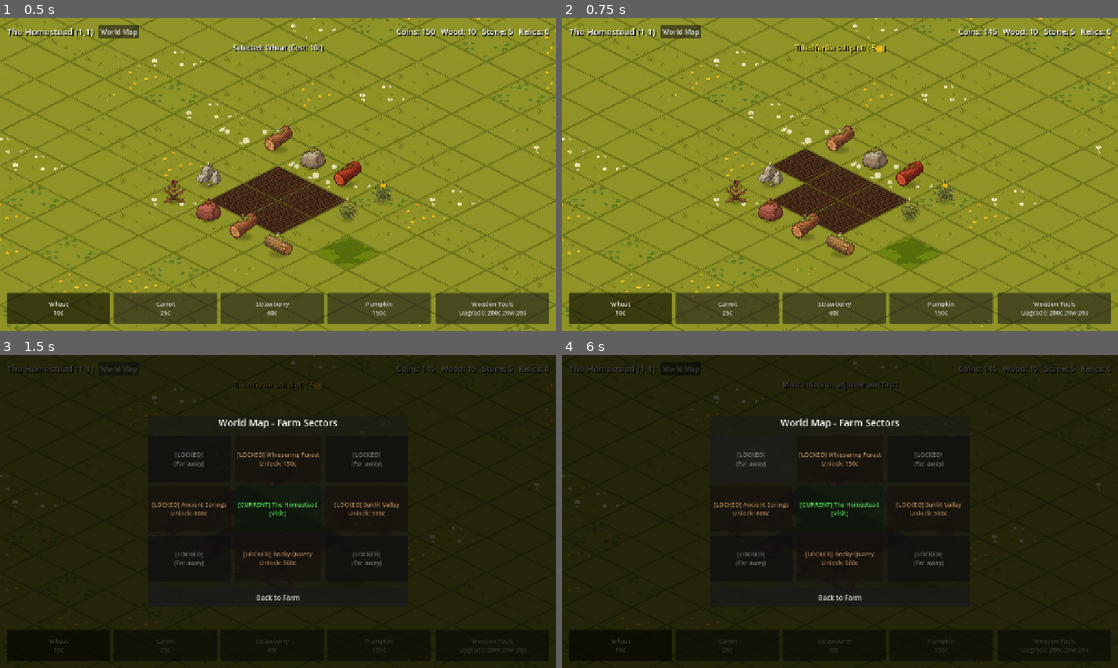
Above: before the commit, frames 1-4 (two rows, left to right).
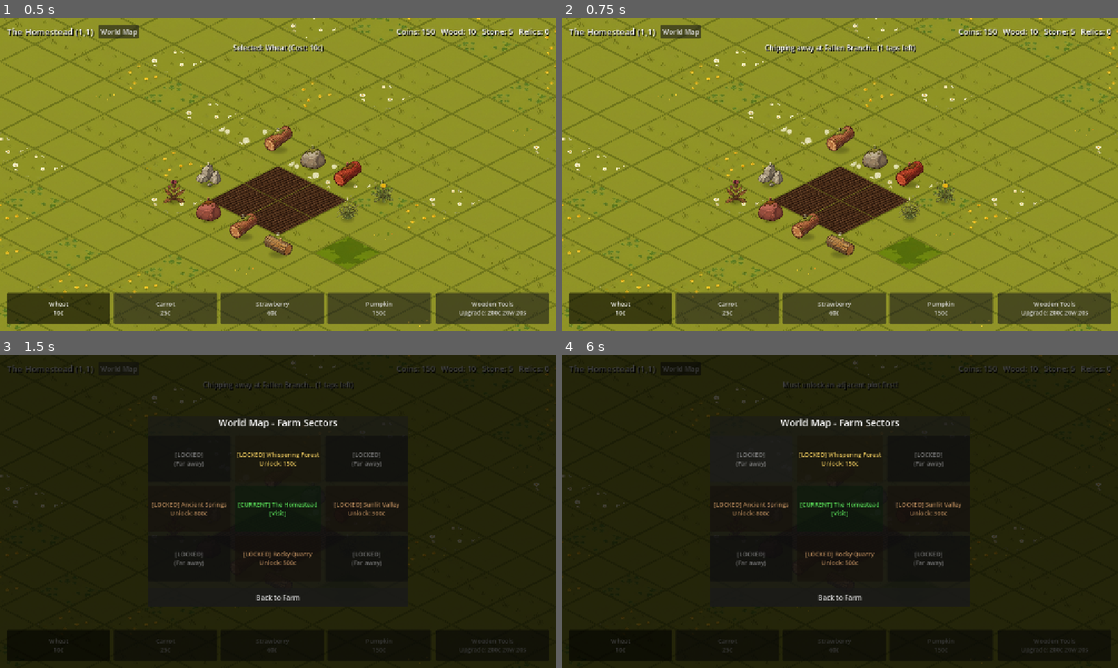
Above: after the commit, the same moments.

Repository: ShootyQ/FarmingApp
Game: Godot game, scene res://scenes/main.tscn
Same seed, same stepped clock (60 frames per second), same inputs: the game is played once before the commit and once after it.
Inputs (mouse positions are in pixels of both pictures, inside the frame that each line leads up to):
- Up to frame 1 (0.5 s): no input
- Up to frame 2 (0.75 s): click (840, 149) at 0.52 s
- Up to frame 3 (1.5 s): click "World Map" at 1.25 s
- Up to frame 4 (6 s): click "Wheat 10c" at 2 s; click "Carrot 25c" at 2.75 s; click "Strawberry 60c" at 3.5 s; click "Pumpkin 150c" at 4.25 s; click "Wooden Tools Upgrade: 200c 20…" at 5 s; click "[LOCKED] (Far away)" at 5.75 s

Frame 1 is identical in both runs. In frame 2, 1.2% of the frame differs, in the area x 36-79%, y 3-53%; in frame 3, 0.4%; in frame 4, 0.1%.

Commit message:
Replace rectangular touch buttons with pure 2:1 isometric diamond hit-testing for zero neighbor misclicks

Diff:
--- a/scripts/main.gd
+++ b/scripts/main.gd
@@ -68,6 +68,7 @@
 var is_dragging: bool = false
 var drag_start_mouse: Vector2 = Vector2.ZERO
 var drag_start_cam: Vector2 = Vector2.ZERO
+var total_drag_dist: float = 0.0
 
 func _ready():
 	_build_isometric_grid()
@@ -94,9 +95,12 @@
 		if event.button_index == MOUSE_BUTTON_LEFT:
 			if event.pressed:
 				is_dragging = true
+				total_drag_dist = 0.0
 				drag_start_mouse = get_viewport().get_mouse_position()
 				drag_start_cam = camera.position
 			else:
+				if is_dragging and total_drag_dist < 10.0:
+					_handle_isometric_click()
 				is_dragging = false
 		elif event.button_index == MOUSE_BUTTON_WHEEL_UP:
 			camera.zoom = clamp(camera.zoom * 1.1, Vector2(0.6, 0.6), Vector2(2.0, 2.0))
@@ -105,8 +109,25 @@
 
 	elif event is InputEventMouseMotion and is_dragging:
 		var current_mouse = get_viewport().get_mouse_position()
+		total_drag_dist += (current_mouse - drag_start_mouse).length()
 		var diff = (drag_start_mouse - current_mouse) / camera.zoom
 		camera.position = drag_start_cam + diff
+
+func _handle_isometric_click():
+	var local_pos = plots_root.get_local_mouse_position()
+	var origin_x = 0.0
+	var origin_y = -60.0
+
+	var dx = local_pos.x - origin_x
+	var dy = local_pos.y - origin_y
+
+	# Pure 2:1 isometric diamond inversion formula (exact diamond hit-test, zero neighbor overlap)
+	var gx = int(floor((dx / ISO_W) + (dy / ISO_H) + 0.5))
+	var gy = int(floor((dy / ISO_H) - (dx / ISO_W) + 0.5))
+
+	if gx >= 0 and gx < 4 and gy >= 0 and gy < 4:
+		var idx = gy * 4 + gx
+		_on_plot_clicked(idx)
 
 func _build_isometric_grid():
 	plot_nodes.clear()
@@ -126,7 +147,6 @@
 
 	var origin_x = 0.0
 	var origin_y = -60.0
-	var empty_style = StyleBoxEmpty.new()
 	var s = (ISO_W / 256.0) * 1.002 # Tight seamless 2:1 fit
 
 	# 1. Build continuous 20x20 meadow landscape
@@ -200,6 +220,7 @@
 		# Layer 3: Clean floating status badge
 		var badge = Label.new()
 		badge.name = "Badge"
+		badge.mouse_filter = Control.MOUSE_FILTER_IGNORE
 		badge.horizontal_alignment = HORIZONTAL_ALIGNMENT_CENTER
 		badge.vertical_alignment = VERTICAL_ALIGNMENT_CENTER
 		badge.custom_minimum_size = Vector2(100, 24)
@@ -209,20 +230,6 @@
 		badge.add_theme_constant_override("shadow_offset_x", 1)
 		badge.add_theme_constant_override("shadow_offset_y", 1)
 		node.add_child(badge)
-
-		# Layer 4: Invisible Touch Area
-		var touch_btn = Button.new()
-		touch_btn.name = "TouchBtn"
-		touch_btn.custom_minimum_size = Vector2(ISO_W, ISO_H)
-		touch_btn.position = Vector2(-ISO_W * 0.5, -ISO_H * 0.5)
-		touch_btn.add_theme_stylebox_override("normal", empty_style)
-		touch_btn.add_theme_stylebox_override("hover", empty_style)
-		touch_btn.add_theme_stylebox_override("pressed", empty_style)
-		touch_btn.add_theme_stylebox_override("focus", empty_style)
-
-		var idx = i
-		touch_btn.pressed.connect(func(): _on_plot_clicked(idx))
-		node.add_child(touch_btn)
 
 		plots_root.add_child(node)
 		plot_nodes.append(node)
